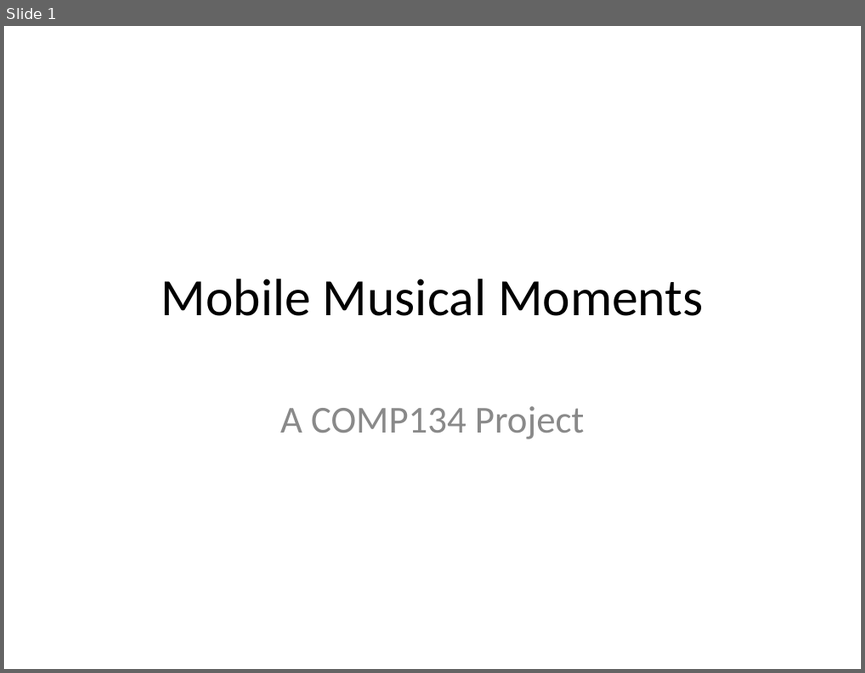
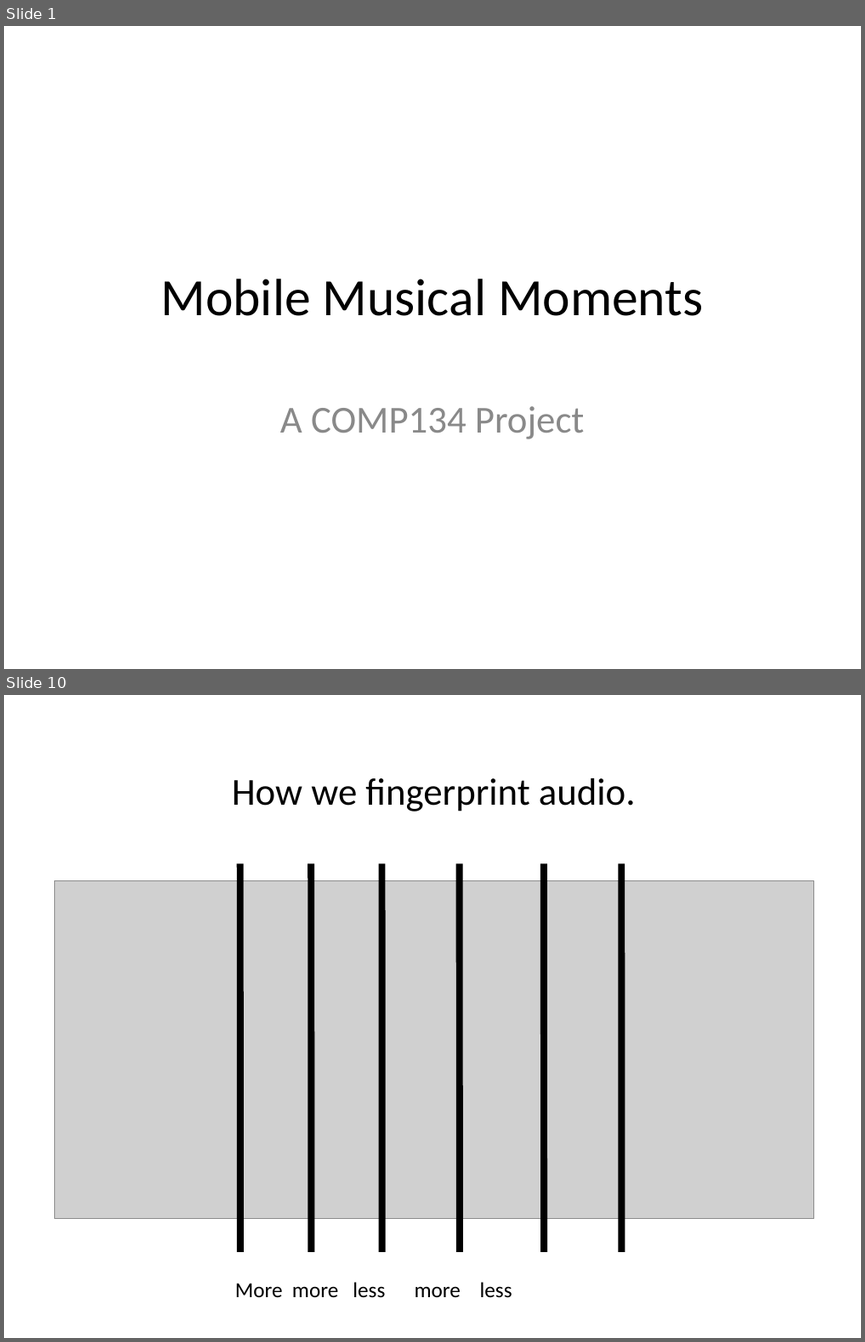
Before and after one commit to master20151121/mmoments, a slide deck: Mobile Musical Moments(Officeless2007).ppt. Shown one above the other, each under a label of ours: slide 1 before the commit, slides 1 and 10 after it; the slides between them are not shown. The pictures are 865x673 and 865x1342 pixels, drawn with LibreOffice and Linux fonts; fonts in the diff are those of the drawing; grey boxes stand for pictures; background and template pictures are left out. Boxes give left, top, right and bottom in pixels: in the first picture for what was removed or moved away, otherwise in the second. Text is boxed around its words. In the diff, an @@ line names an element or a change of style, - is before the commit and + after.

```diff
--- a/Mobile Musical Moments(Officeless2007).ppt
+++ b/Mobile Musical Moments(Officeless2007).ppt
@@ slide 10 added at box(4, 695, 861, 1338), background #FFFFFF @@
@@ text added at box(232, 778, 636, 811), 32 pt, text #000000 @@
+How we fingerprint audio.
@@ line added from (240, 864) to (240, 1252), #000000 5.67 pt @@
@@ line added from (311, 864) to (312, 1252), #000000 5.67 pt @@
@@ line added from (382, 864) to (382, 1252), #000000 5.67 pt @@
@@ line added from (459, 864) to (460, 1252), #000000 5.67 pt @@
@@ line added from (544, 864) to (544, 1252), #000000 5.67 pt @@
@@ line added from (621, 864) to (622, 1252), #000000 5.67 pt @@
@@ picture added at box(54, 880, 814, 1218) @@
@@ text added at box(235, 1281, 512, 1298), 18 pt, text #000000 @@
+More more less more less
```
Also in this commit, not shown: 8 slides changed, 1 other slide added, 1 slide removed.
